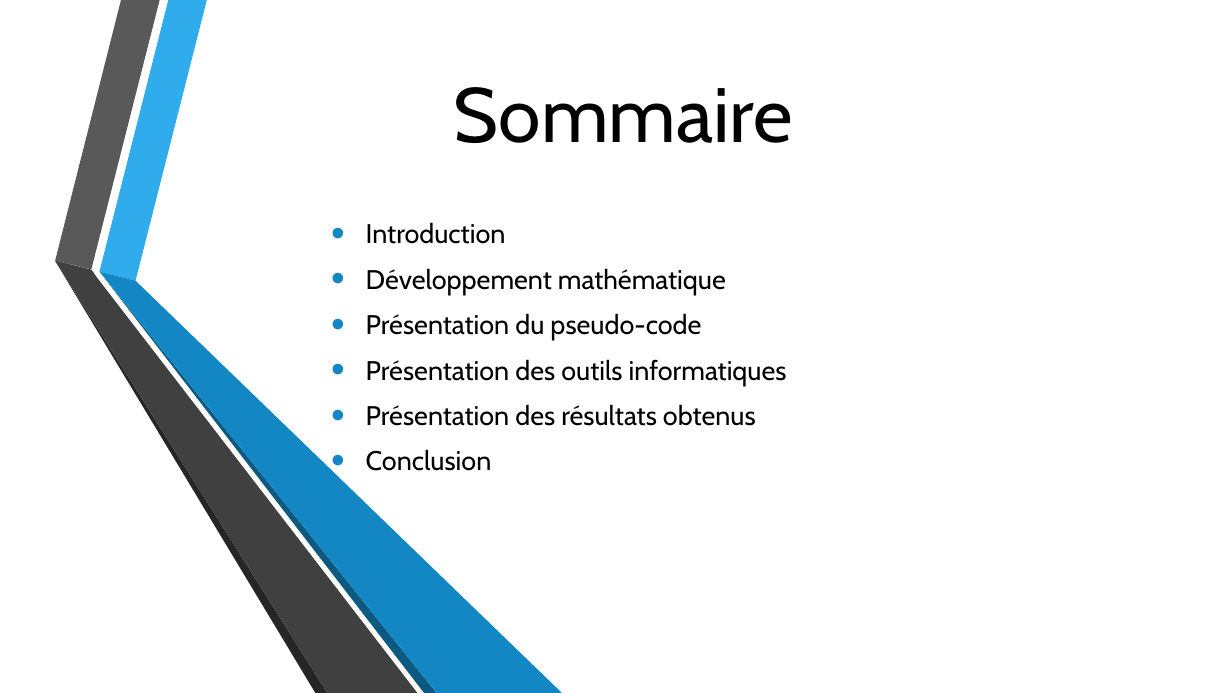
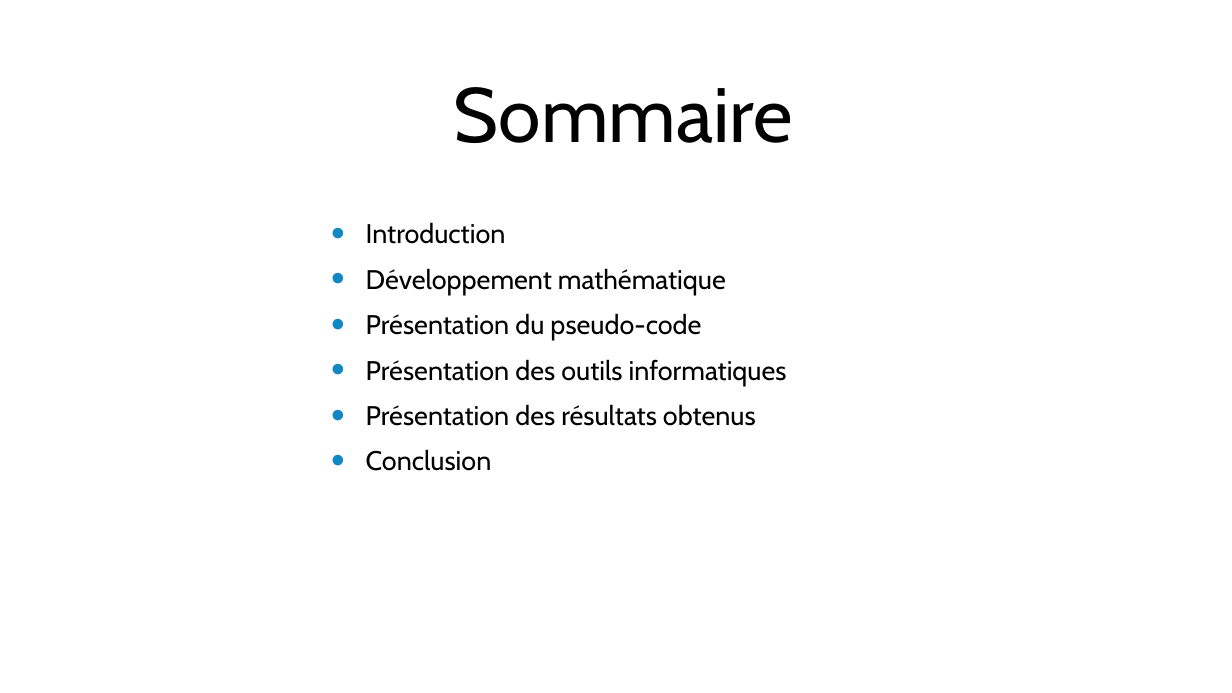
Before and after one commit to Linkoun/Exponentiation_Rapide, a slide deck: slide 2 of Présentation.pptx. Drawn at 1232x693 pixels with LibreOffice and Linux fonts; fonts in the diff are those of the drawing; background and template pictures are left out. Boxes give left, top, right and bottom in pixels: in the first picture for what was removed or moved away, otherwise in the second. Text is boxed around its words. In the diff, an @@ line names an element or a change of style, - is before the commit and + after.

```diff
--- a/Présentation.pptx
+++ b/Présentation.pptx
@@ group removed at box(55, 0, 563, 693): 6 freeform shapes @@
```
Also in this commit, not shown: 1 other slide changed, 2 slides added.
